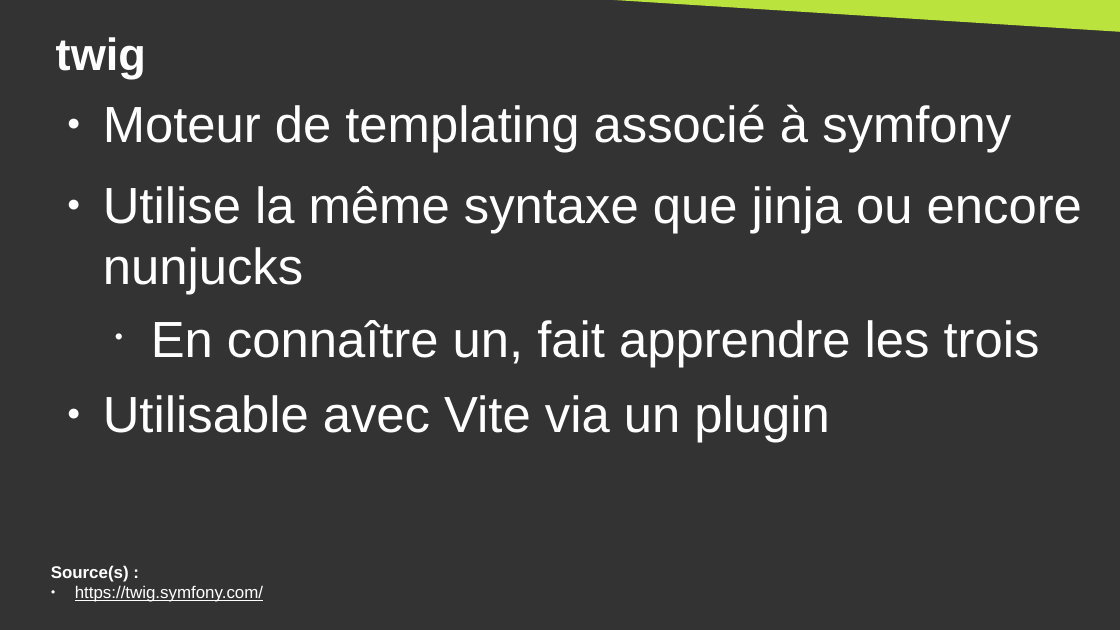
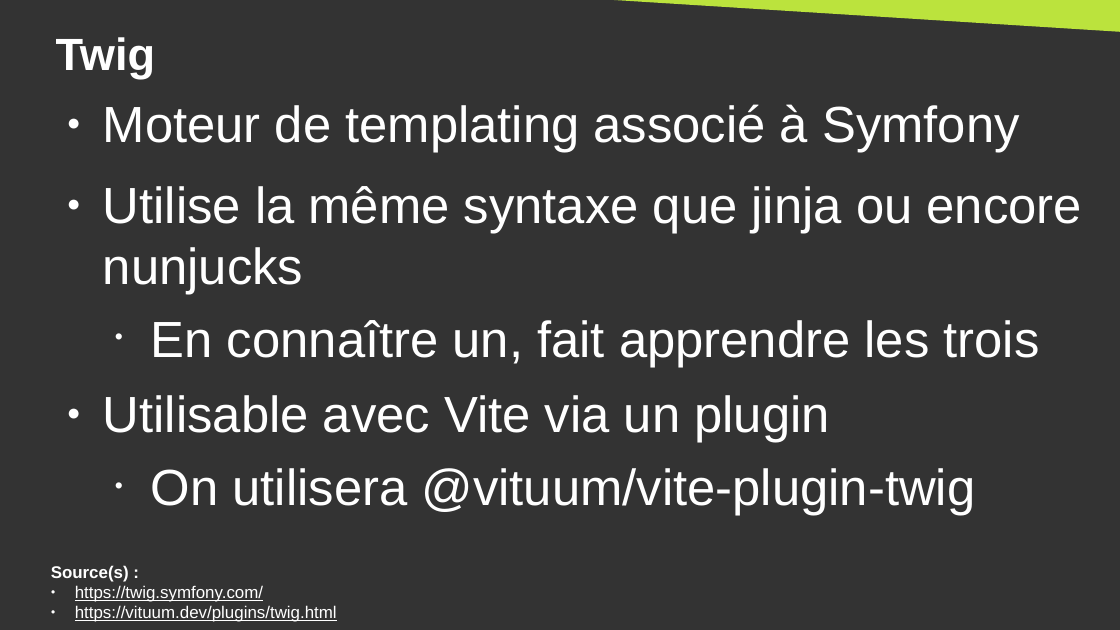
Before and after one commit to DanYellow/cours, a slide deck: slide 24 of developpement-front-s5/travaux-pratiques/numero-4/presentation.odp. Drawn at 1120x630 pixels with LibreOffice and Linux fonts; fonts in the diff are those of the drawing. Boxes give left, top, right and bottom in pixels: in the first picture for what was removed or moved away, otherwise in the second. Text is boxed around its words. In the diff, an @@ line names an element or a change of style, - is before the commit and + after.

Commit message:
developpement-front-s5 - Add slides about json management with vite

```diff
--- a/developpement-front-s5/travaux-pratiques/numero-4/presentation.odp
+++ b/developpement-front-s5/travaux-pratiques/numero-4/presentation.odp
@@ title at (56,37,155,78): text changed @@
-twig
+Twig
@@ text at (103,104,1019,153): text changed @@
-● Moteur de templating associé à symfony
+● Moteur de templating associé à Symfony
@@ text at (151,468,976,516): paragraph added @@
+  • On utilisera @vituum/vite-plugin-twig
@@ text at (75,605,337,622): paragraph added @@
+● https://vituum.dev/plugins/twig.html
```
Also in this commit, not shown: 4 other slides changed, 9 slides added, 3 other files.
